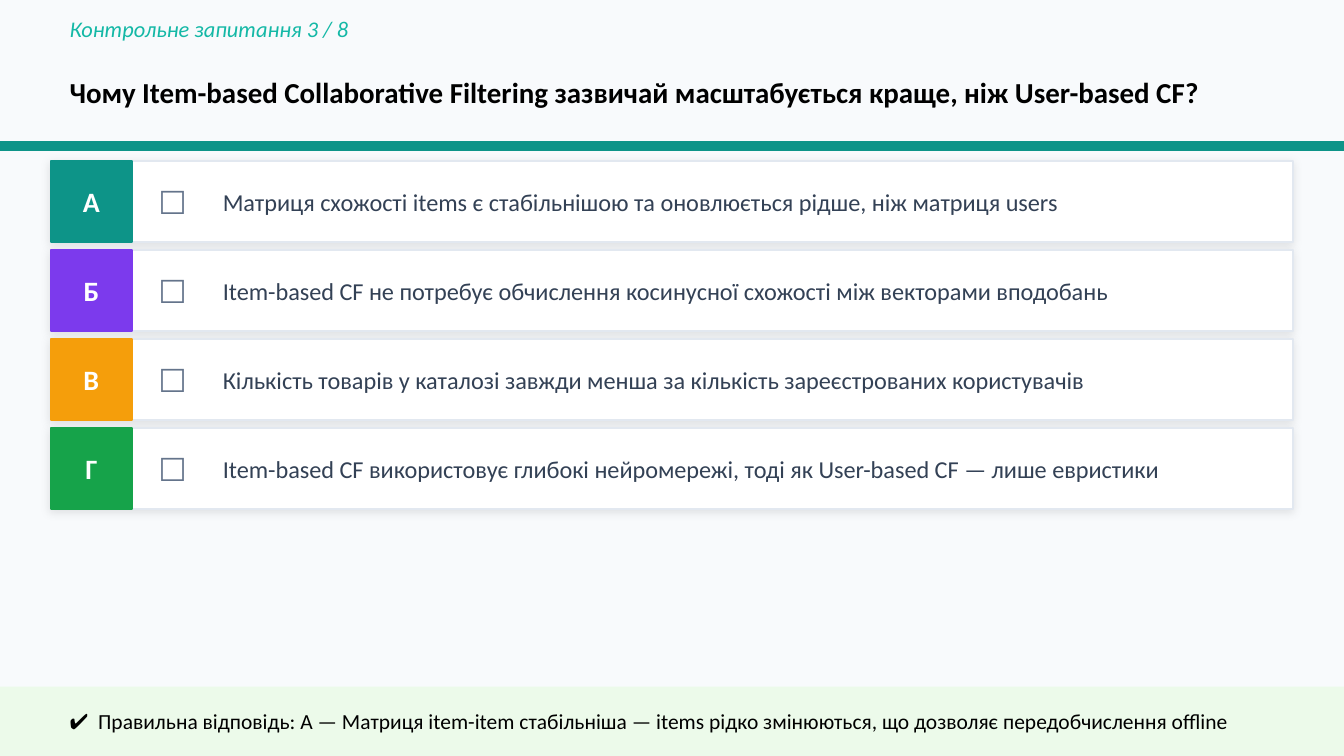
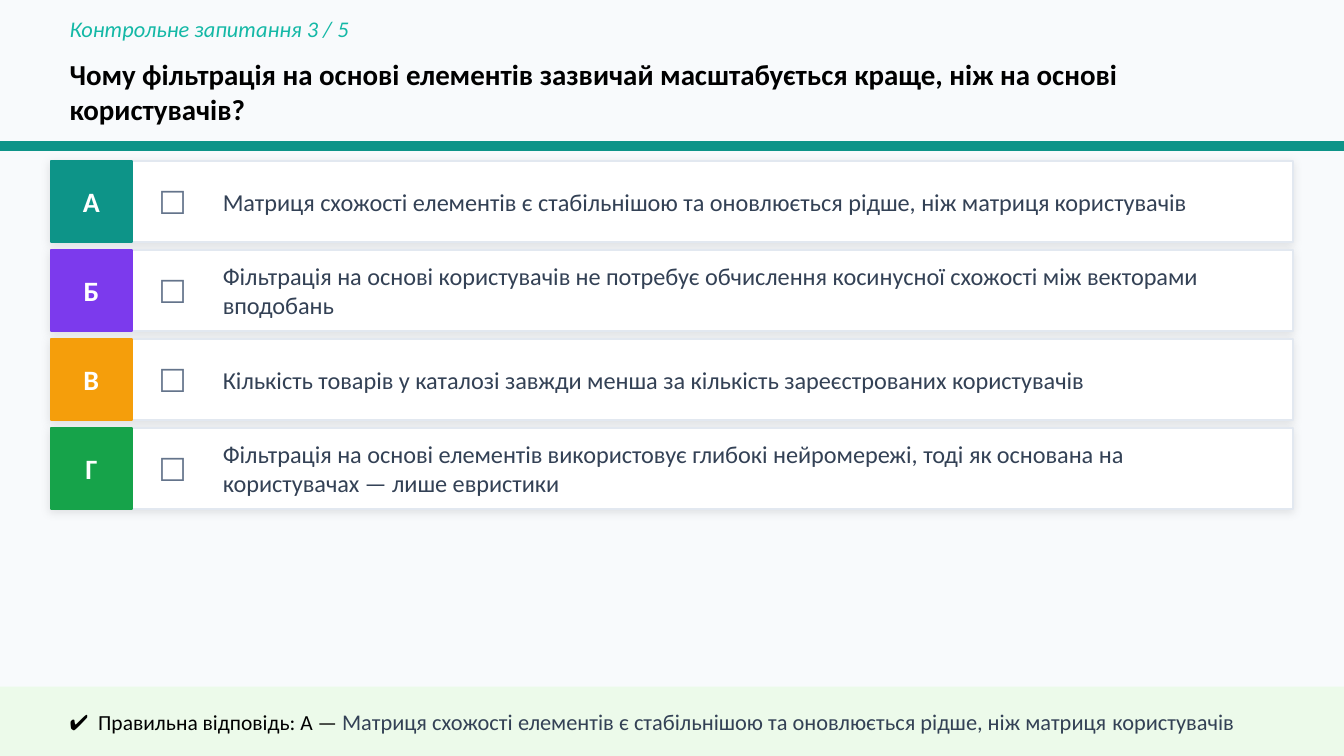
Before and after one commit to BohdanRomaniuk/IAC-Group-Recommender, a slide deck: slide 28 of docs/Presentation - Recommendation Systems. Theoretical Approaches.pptx. Drawn at 1344x756 pixels with LibreOffice and Linux fonts; fonts in the diff are those of the drawing. Boxes give left, top, right and bottom in pixels: in the first picture for what was removed or moved away, otherwise in the second. Text is boxed around its words. In the diff, an @@ line names an element or a change of style, - is before the commit and + after.

```diff
--- a/docs/Presentation - Recommendation Systems. Theoretical Approaches.pptx
+++ b/docs/Presentation - Recommendation Systems. Theoretical Approaches.pptx
@@ text at [70,22,348,41]: text changed @@
-Контрольне запитання 3 / 8
+Контрольне запитання 3 / 5
@@ text at [70,64,1117,125]: text changed @@
-Чому Item-based Collaborative Filtering зазвичай масштабується краще, ніж User-based CF?
+Чому фільтрація на основі елементів зазвичай масштабується краще, ніж на основі користувачів?
@@ text at [223,194,1187,215]: text changed @@
-Матриця схожості items є стабільнішою та оновлюється рідше, ніж матриця users
+Матриця схожості елементів є стабільнішою та оновлюється рідше, ніж матриця користувачів
@@ text at [223,268,1198,318]: text changed @@
-Item-based CF не потребує обчислення косинусної схожості між векторами вподобань
+Фільтрація на основі користувачів не потребує обчислення косинусної схожості між векторами вподобань
@@ text at [223,446,1124,496]: text changed @@
-Item-based CF використовує глибокі нейромережі, тоді як User-based CF — лише евристики
+Фільтрація на основі елементів використовує глибокі нейромережі, тоді як основана на користувачах — лише евристики
@@ text at [98,714,1234,734]: text changed; size 11.5 to 12 pt; text colour #000000 to #334155 @@
-✔ Правильна відповідь: А — Матриця item-item стабільніша — items рідко змінюються, що дозволяє передобчислення offline
+✔ Правильна відповідь: А — Матриця схожості елементів є стабільнішою та оновлюється рідше, ніж матриця користувачів
```
Also in this commit, not shown: 13 other slides changed, 3 slides removed, 1 other file.
